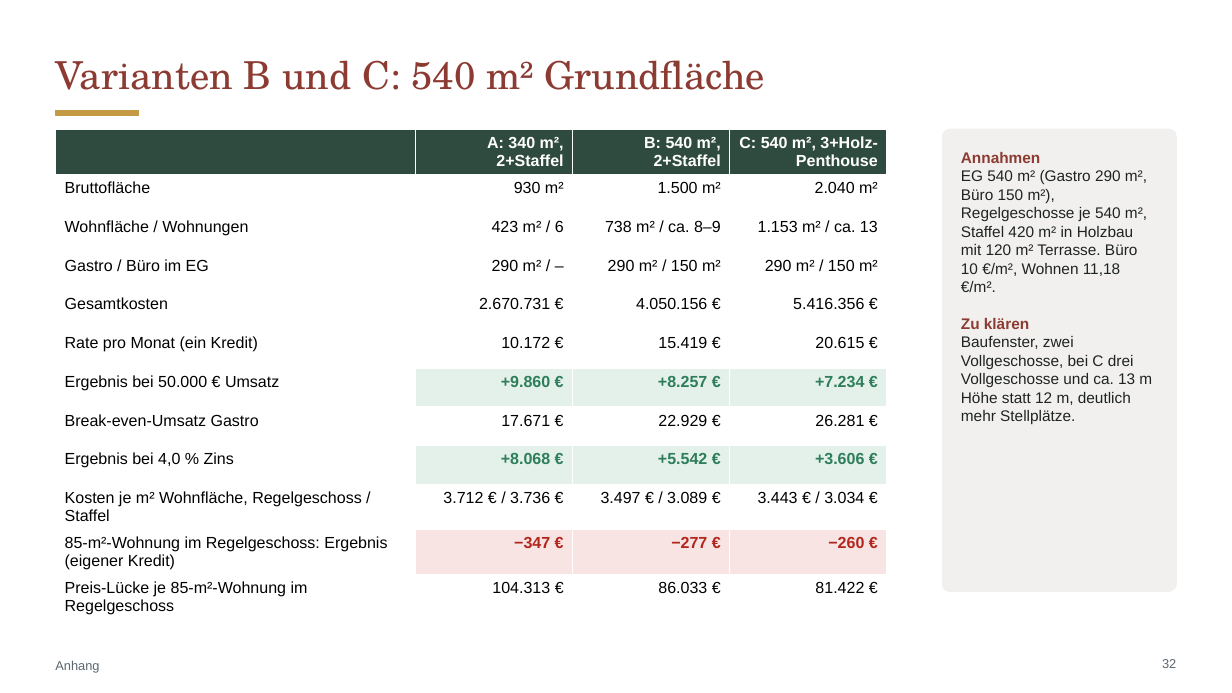
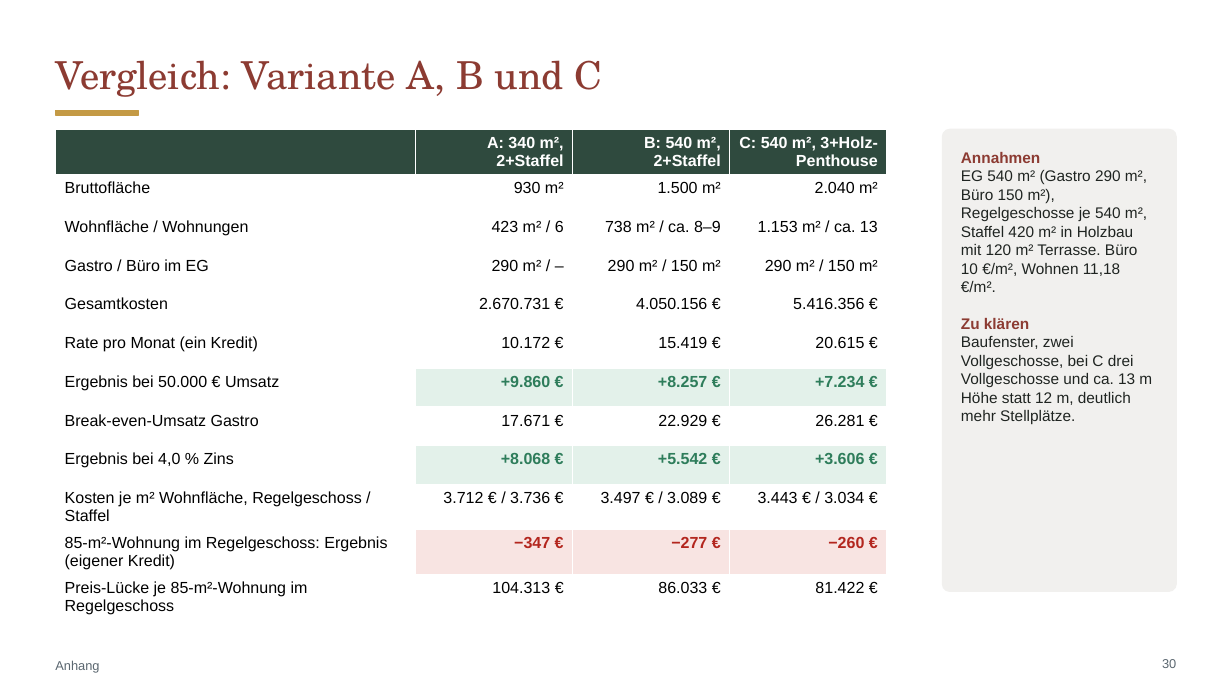
Before and after one commit to CartoonUsername/bau-projekt, a slide deck: slide 30 of praesentation/Neue-Mitte-Werlte_Baufeld3_6-Wohnungen_Gastro-EG.pptx (slide 32 before the commit). Drawn at 1232x693 pixels with LibreOffice and Linux fonts; fonts in the diff are those of the drawing. Boxes give left, top, right and bottom in pixels: in the first picture for what was removed or moved away, otherwise in the second. Text is boxed around its words. In the diff, an @@ line names an element or a change of style, - is before the commit and + after.

```diff
--- a/praesentation/Neue-Mitte-Werlte_Baufeld3_6-Wohnungen_Gastro-EG.pptx
+++ b/praesentation/Neue-Mitte-Werlte_Baufeld3_6-Wohnungen_Gastro-EG.pptx
@@ title at (55,60,603,97): text changed @@
-Varianten B und C: 540 m² Grundfläche
+Vergleich: Variante A, B und C
@@ page number at (1162,659,1176,668): text changed @@
-32
+30
```
Also in this commit, not shown: 3 other slides changed, 1 slide added, 4 slides removed, 9 other files.
